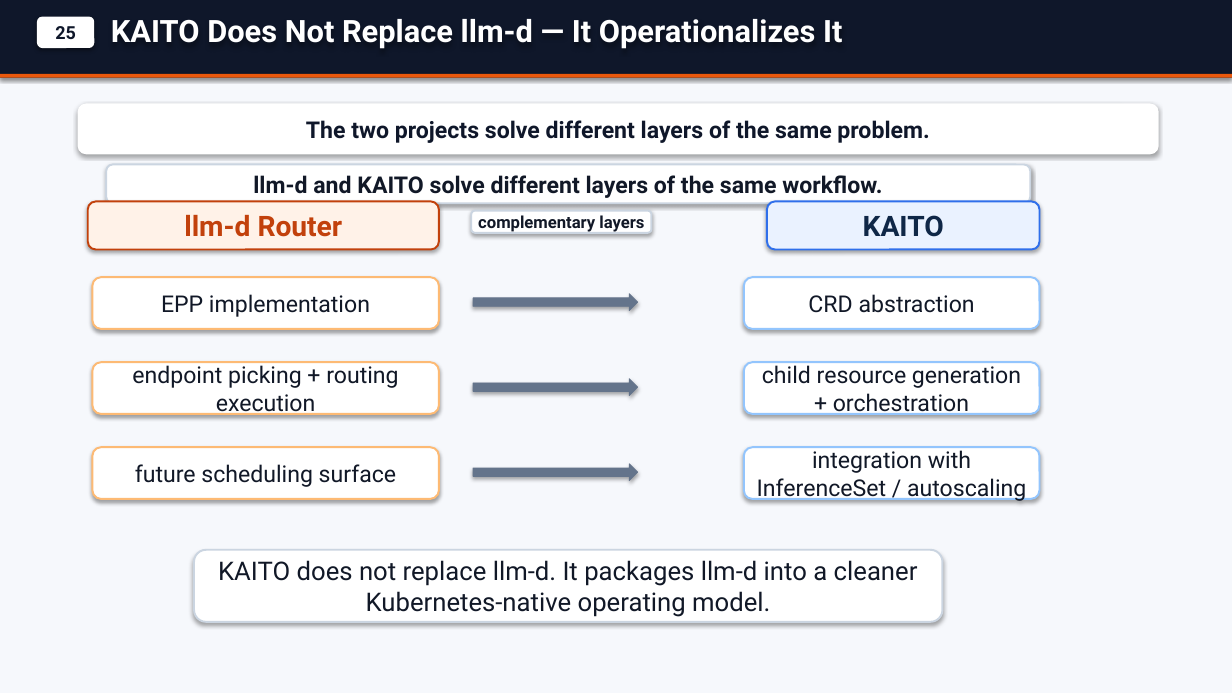
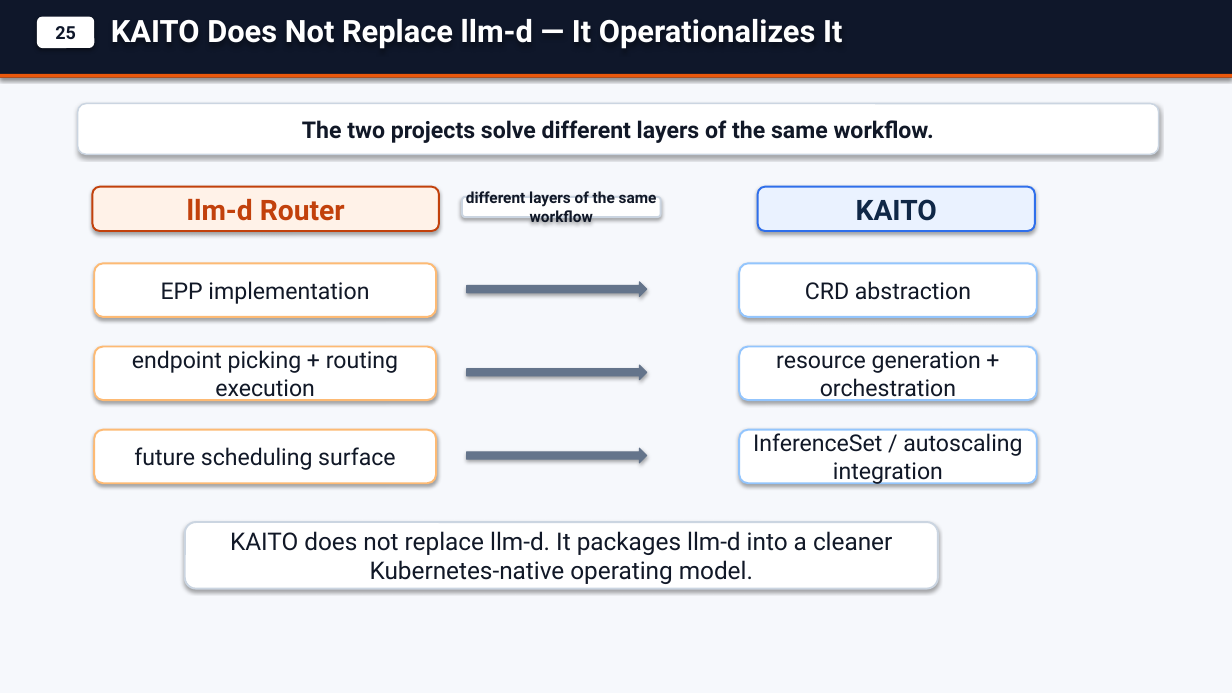
Before and after one commit to andyzhangx/demo, a slide deck: slide 10 of llm/kaito-llm-d-pd-slides.pptx. Drawn at 1232x693 pixels with LibreOffice and Linux fonts; fonts in the diff are those of the drawing. Boxes give left, top, right and bottom in pixels: in the first picture for what was removed or moved away, otherwise in the second. Text is boxed around its words. In the diff, an @@ line names an element or a change of style, - is before the commit and + after.

Commit message:
docs: polish native powerpoint diagrams

```diff
--- a/llm/kaito-llm-d-pd-slides.pptx
+++ b/llm/kaito-llm-d-pd-slides.pptx
@@ rounded rectangle "The two projects solve different ..." at box(78, 104, 1159, 154): outline none to #CBD5E1 1.2 pt @@
@@ text in rounded rectangle at box(302, 120, 934, 143): text changed; text colour #0F172A to #111827 @@
-The two projects solve different layers of the same problem.
+The two projects solve different layers of the same workflow.
@@ rounded rectangle "llm-d Router": place and size @@
-rounded rectangle "llm-d Router" at box(88, 201, 439, 250)
+rounded rectangle "llm-d Router" at box(92, 187, 439, 231)
@@ rounded rectangle "different layers of the same ...": place and size @@
-rounded rectangle "different layers of the same ..." at box(106, 165, 1031, 203)
+rounded rectangle "different layers of the same ..." at box(462, 197, 661, 217)
@@ text in rounded rectangle at box(466, 191, 657, 222): text changed; size 18 to 12 pt @@
-llm-d and KAITO solve different layers of the same workflow.
+different layers of the same workflow
@@ rounded rectangle "KAITO": place and size @@
-rounded rectangle "KAITO" at box(767, 201, 1040, 250)
+rounded rectangle "KAITO" at box(758, 187, 1035, 231)
@@ rounded rectangle removed at box(471, 211, 652, 233) @@
-complementary layers
@@ rounded rectangle "EPP implementation": place and size @@
-rounded rectangle "EPP implementation" at box(92, 277, 439, 329)
+rounded rectangle "EPP implementation" at box(94, 263, 436, 317)
@@ right arrow: place and size @@
-right arrow at box(473, 294, 638, 311)
+right arrow at box(467, 282, 647, 297)
@@ rounded rectangle "endpoint picking + routing execution": place and size @@
-rounded rectangle "endpoint picking + routing execution" at box(92, 362, 439, 414)
+rounded rectangle "endpoint picking + routing execution" at box(94, 347, 436, 400)
@@ text in rounded rectangle at box(776, 351, 981, 401): text changed @@
-child resource generation + orchestration
+resource generation + orchestration
@@ right arrow: place and size @@
-right arrow at box(473, 379, 638, 396)
+right arrow at box(467, 365, 647, 380)
@@ rounded rectangle "future scheduling surface": place and size @@
-rounded rectangle "future scheduling surface" at box(92, 447, 439, 499)
+rounded rectangle "future scheduling surface" at box(94, 430, 436, 483)
@@ right arrow: place and size @@
-right arrow at box(473, 464, 638, 481)
+right arrow at box(467, 448, 647, 463)
@@ 3 rounded rectangles: place and size @@
-3 rounded rectangles at box(744, 277, 1040, 499)
+3 rounded rectangles at box(739, 263, 1037, 483)
@@ text in rounded rectangle at box(753, 433, 1022, 484): text changed @@
-integration with InferenceSet / autoscaling
+InferenceSet / autoscaling integration
@@ rounded rectangle "KAITO does not replace llm-d. ...": place and size @@
-rounded rectangle "KAITO does not replace llm-d. ..." at box(194, 550, 943, 622)
+rounded rectangle "KAITO does not replace llm-d. ..." at box(185, 522, 938, 589)
@@ rounded rectangle "KAITO does not replace llm-d. ..." at box(185, 522, 938, 589): size 20 to 19 pt @@
```
Also in this commit, not shown: 7 other slides changed.
